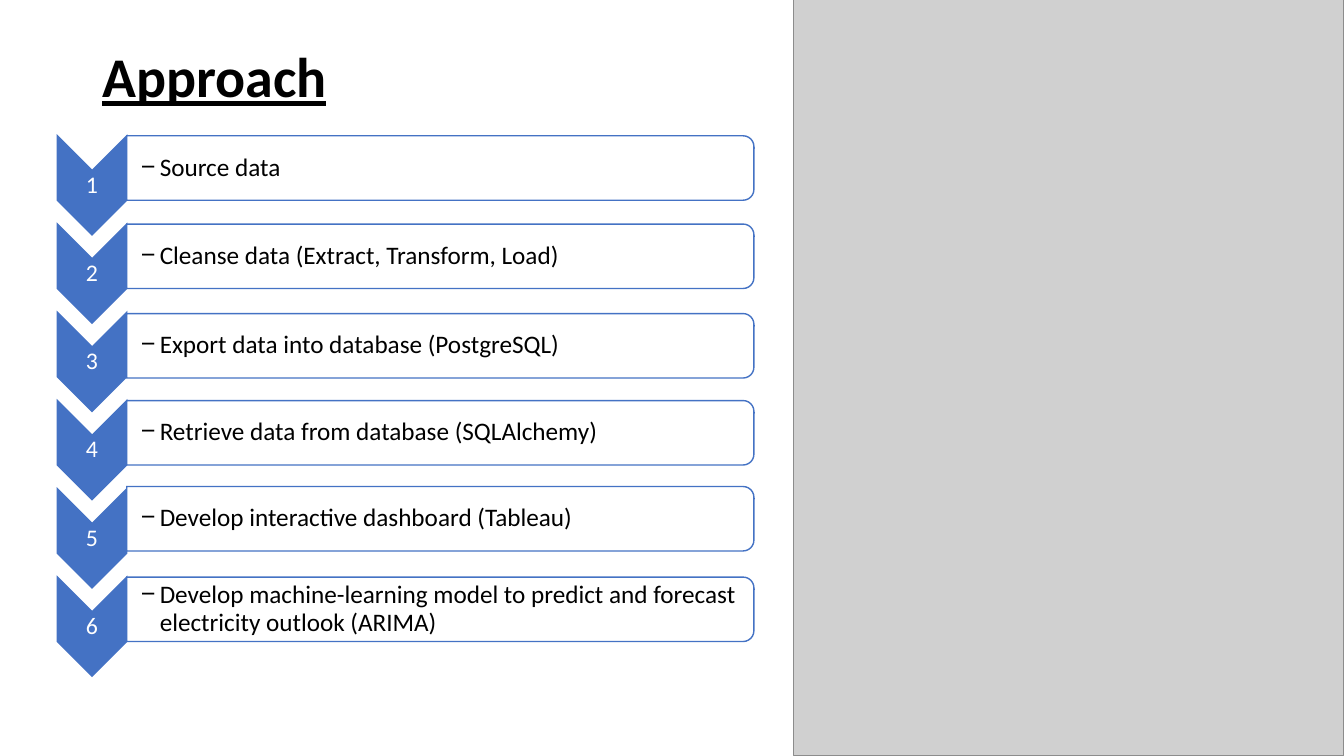
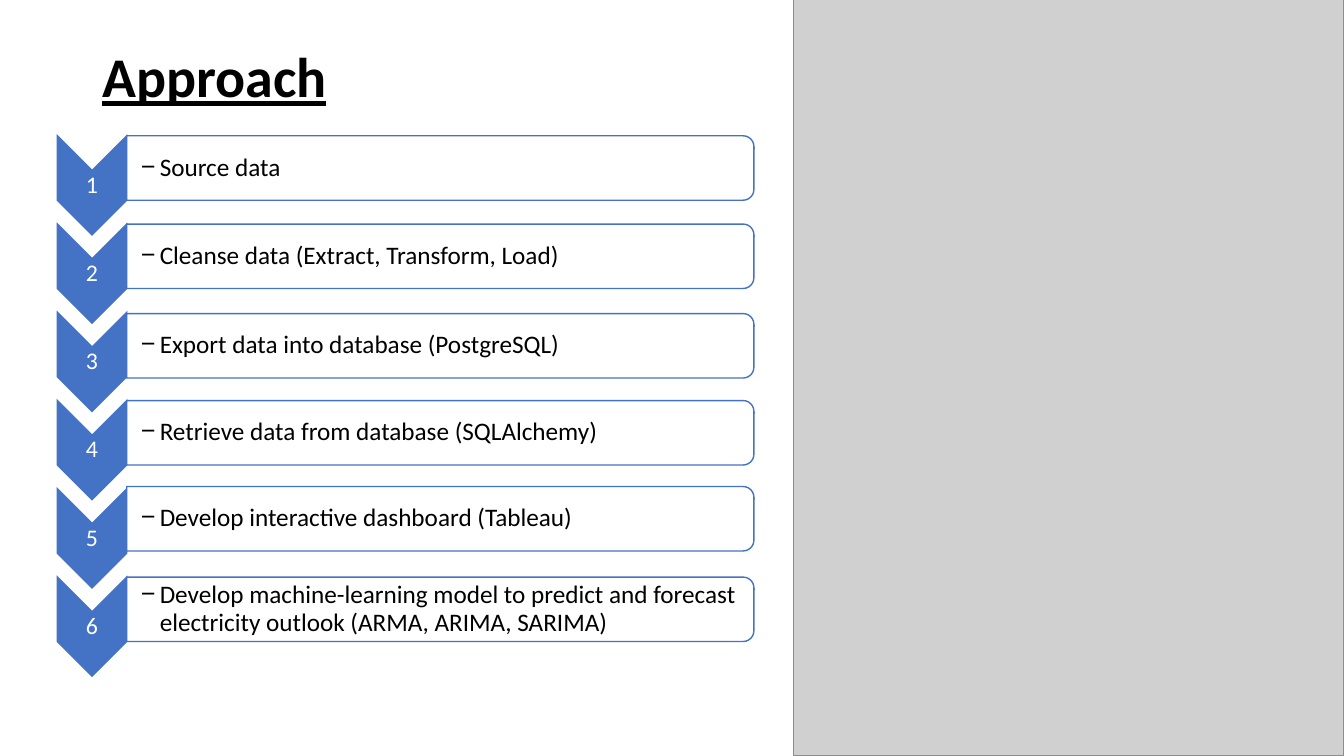
Before and after one commit to shwetajain1022/Project-4, a slide deck: slide 5 of Presentation/Proj4_presentation.pptx. Drawn at 1344x756 pixels with LibreOffice and Linux fonts; fonts in the diff are those of the drawing; grey boxes stand for pictures. Boxes give left, top, right and bottom in pixels: in the first picture for what was removed or moved away, otherwise in the second. Text is boxed around its words. In the diff, an @@ line names an element or a change of style, - is before the commit and + after.

```diff
--- a/Presentation/Proj4_presentation.pptx
+++ b/Presentation/Proj4_presentation.pptx
@@ text at (160, 585, 735, 635): text changed @@
-  − Develop machine-learning model to predict and forecast electricity outlook (ARIMA)
+  − Develop machine-learning model to predict and forecast electricity outlook (ARMA, ARIMA, SARIMA)
```
Also in this commit, not shown: 6 other slides changed, 2 slides added.
